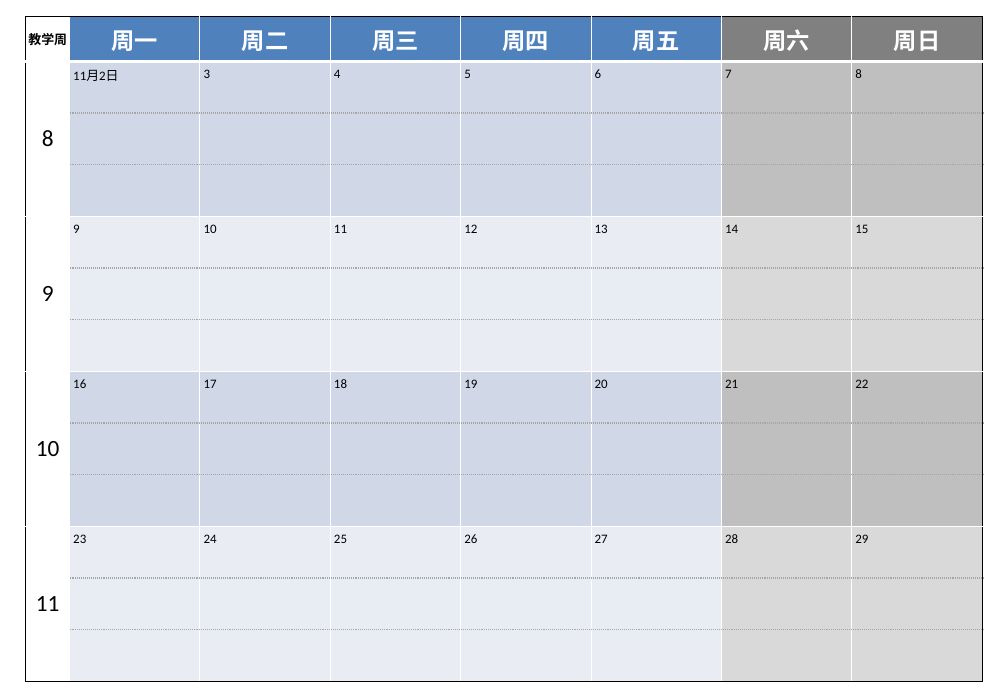
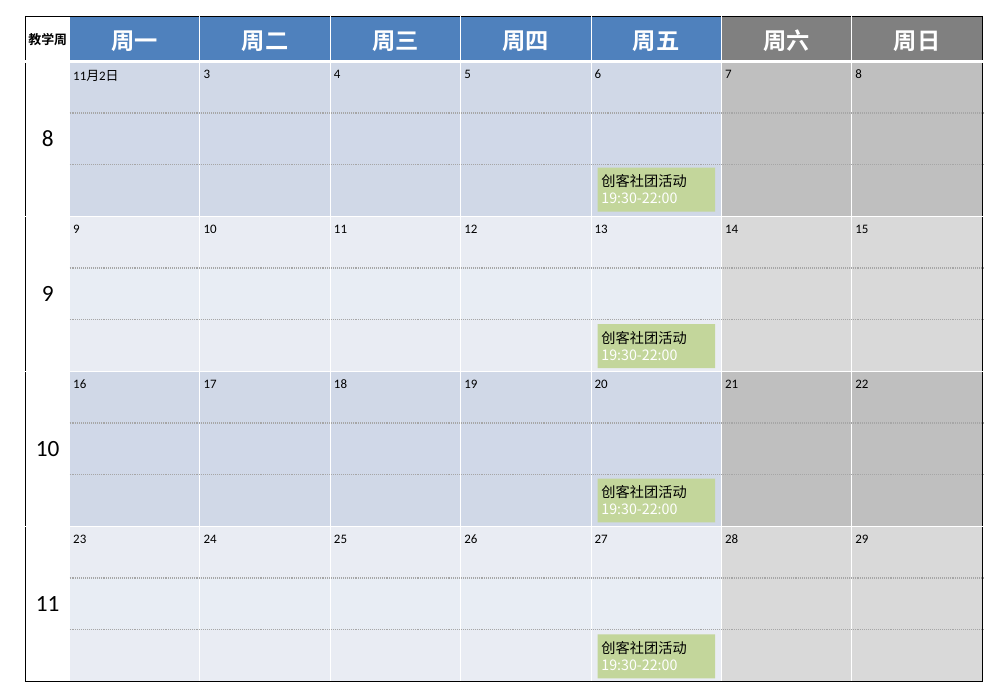
Before and after one commit to woodyme/i.center_my_workzone, a slide deck: slide 2 of 训练中心创客交叉融合空间建设/admin/新大楼规划建设/创客空间使用月历.pptx. Drawn at 1008x698 pixels with LibreOffice and Linux fonts; fonts in the diff are those of the drawing. Boxes give left, top, right and bottom in pixels: in the first picture for what was removed or moved away, otherwise in the second. Text is boxed around its words. In the diff, an @@ line names an element or a change of style, - is before the commit and + after.

Commit message:
update 创客空间使用月历 创客社团活动

```diff
--- a/训练中心创客交叉融合空间建设/admin/新大楼规划建设/创客空间使用月历.pptx
+++ b/训练中心创客交叉融合空间建设/admin/新大楼规划建设/创客空间使用月历.pptx
@@ rectangle added at (598,168,715,211), fill #C3D69B, 11 pt, text #FFFFFF @@
+创客社团活动
+19:30-22:00
@@ rectangle added at (598,324,715,368), fill #C3D69B, 11 pt, text #FFFFFF @@
+创客社团活动
+19:30-22:00
@@ rectangle added at (598,478,715,522), fill #C3D69B, 11 pt, text #FFFFFF @@
+创客社团活动
+19:30-22:00
@@ rectangle added at (598,635,715,679), fill #C3D69B, 11 pt, text #FFFFFF @@
+创客社团活动
+19:30-22:00
```
Also in this commit, not shown: 1 other slide changed, 1 other file.
